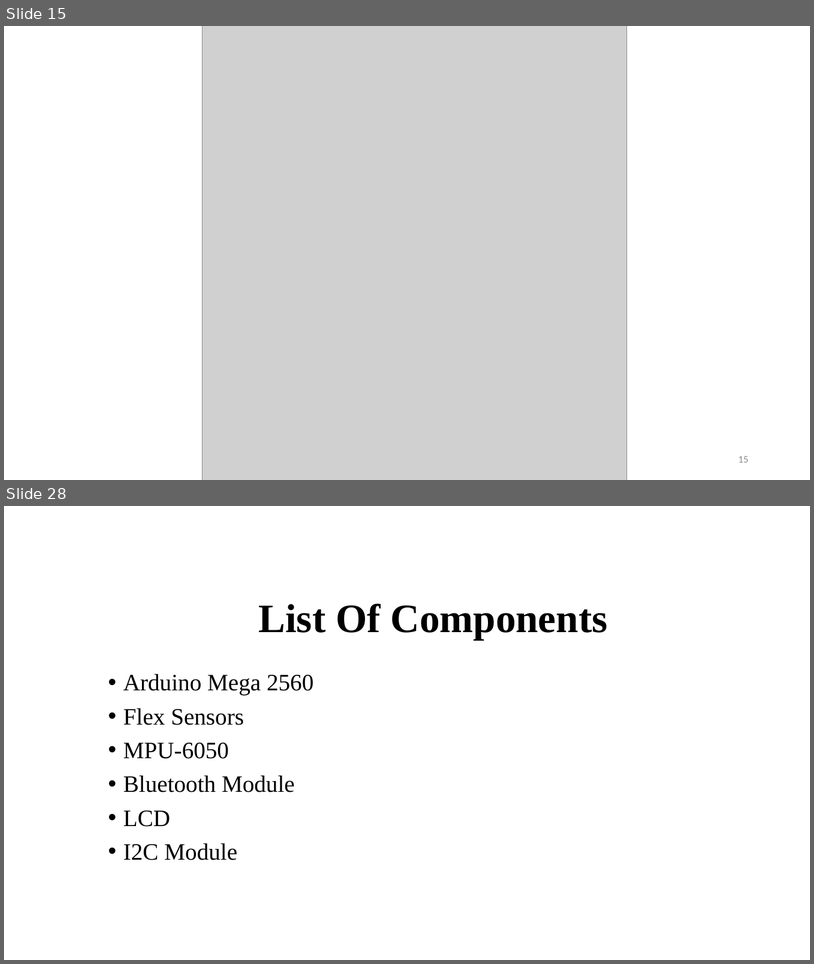
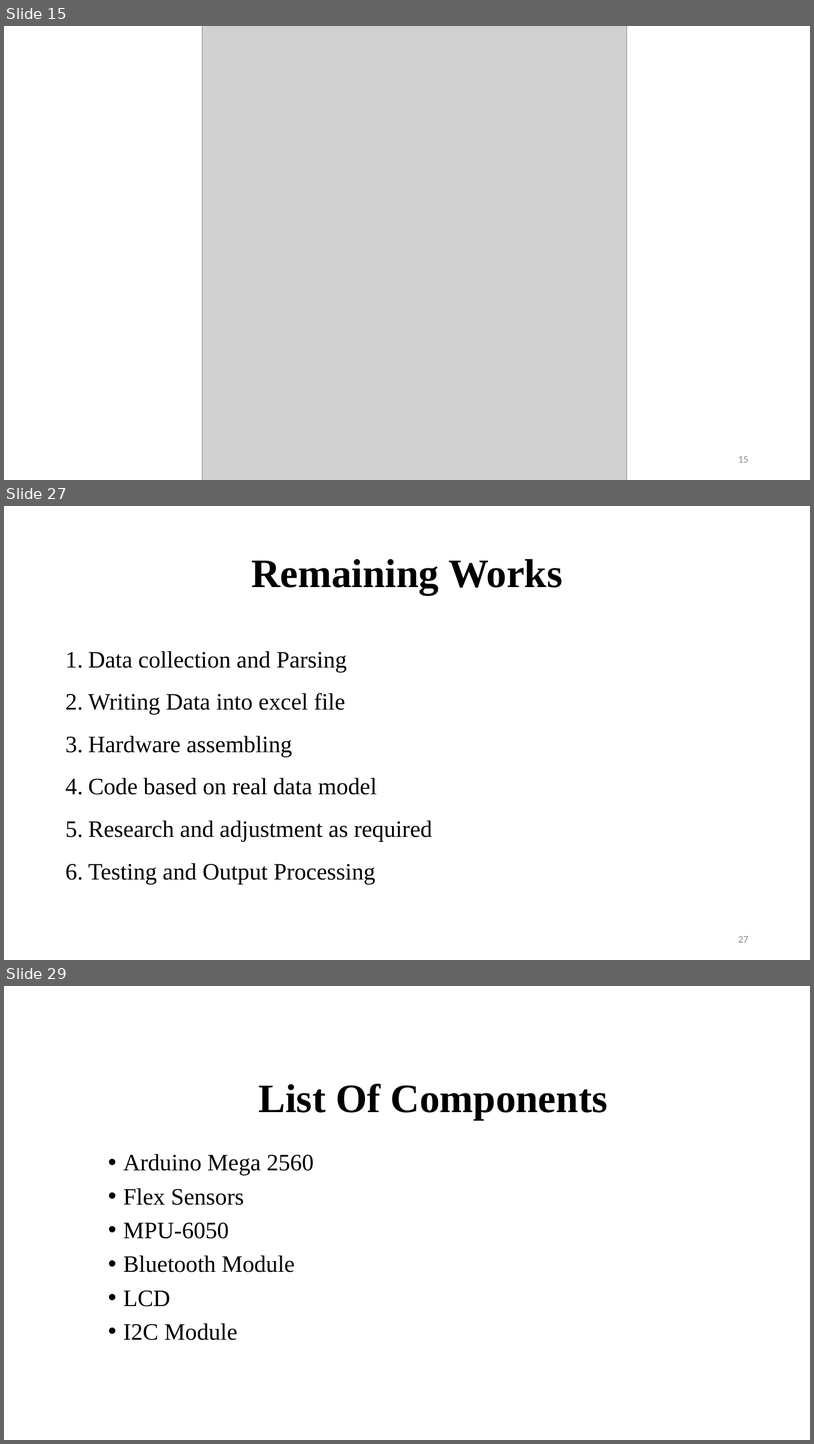
Before and after one commit to BipinGodar/ProjectReport, a slide deck: Smart Gloves using Flex Sensor.pptx. Shown one above the other, each under a label of ours: slides 15 and 28 before the commit, slides 15, 27 and 29 after it; the slides between them are not shown. The pictures are 814x964 and 814x1444 pixels, drawn with LibreOffice and Linux fonts; fonts in the diff are those of the drawing; grey boxes stand for pictures. Boxes give left, top, right and bottom in pixels: in the first picture for what was removed or moved away, otherwise in the second. Text is boxed around its words. In the diff, an @@ line names an element or a change of style, - is before the commit and + after.

```diff
--- a/Smart Gloves using Flex Sensor.pptx
+++ b/Smart Gloves using Flex Sensor.pptx
@@ slide 27 added at box(4, 506, 810, 960), background #FFFFFF @@
@@ title added at box(251, 559, 563, 594), 48 pt, text #000000, bold @@
+Remaining Works
@@ text added at box(88, 651, 432, 883), 28 pt, text #000000 @@
+1. Data collection and Parsing
+2. Writing Data into excel file
+3. Hardware assembling
+4. Code based on real data model
+5. Research and adjustment as required
+6. Testing and Output Processing
@@ page number added at box(738, 936, 749, 942), 12 pt, text #8C8C8C @@
+27
@@ what was slide 28 is now slide 29 @@
```
Also in this commit, not shown: 9 slides changed, 3 other slides added, 3 slides removed, 3 other files.
